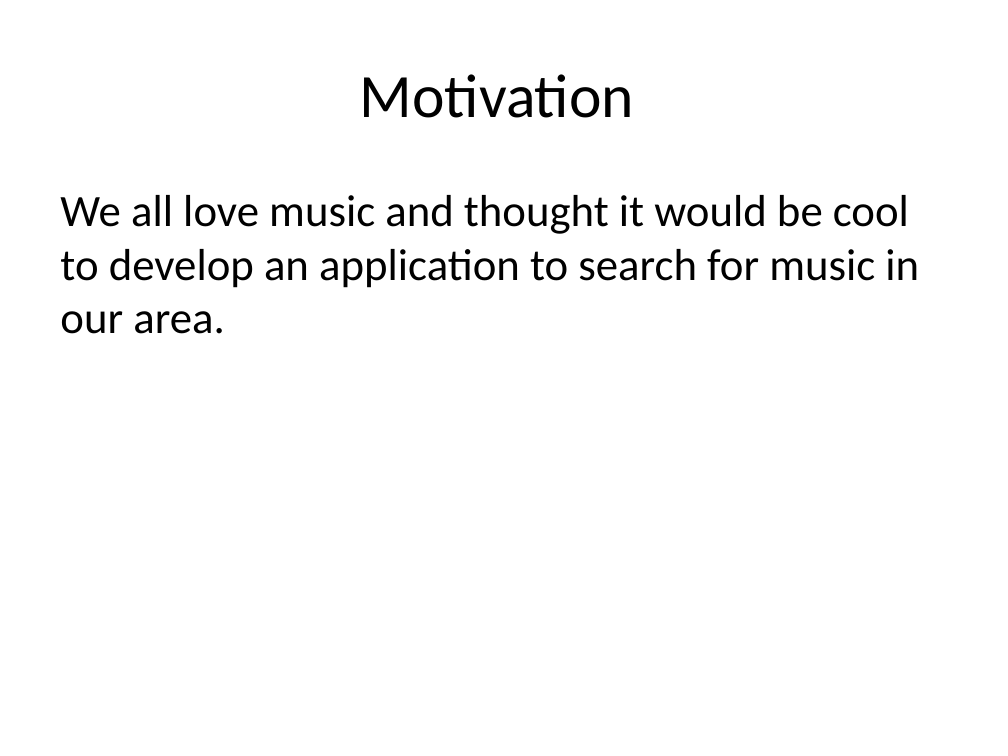
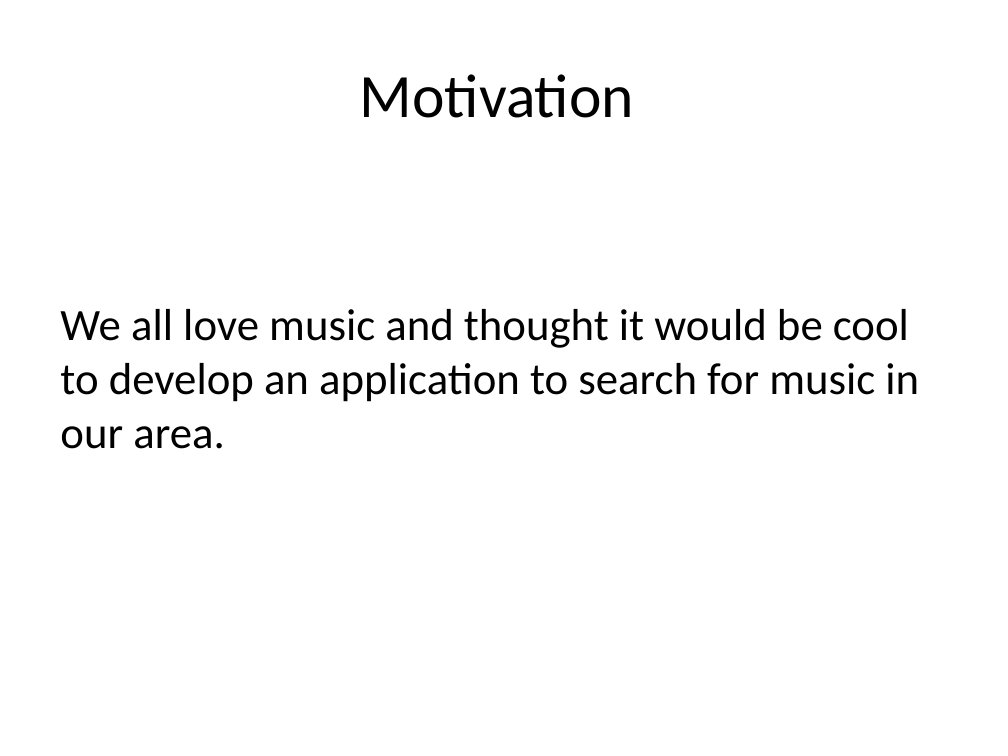
Before and after one commit to johnlatona/Gig-Compass, a slide deck: slide 3 of presentation.pptx. Drawn at 1008x756 pixels with LibreOffice and Linux fonts; fonts in the diff are those of the drawing; background and template pictures are left out. Boxes give left, top, right and bottom in pixels: in the first picture for what was removed or moved away, otherwise in the second. Text is boxed around its words. In the diff, an @@ line names an element or a change of style, - is before the commit and + after.

```diff
--- a/presentation.pptx
+++ b/presentation.pptx
@@ text "We all love music and ...": place and size @@
-text "We all love music and ..." at (60, 195, 919, 334)
+text "We all love music and ..." at (60, 309, 919, 449)
```
Also in this commit, not shown: 6 other slides changed, 1 slide removed.
